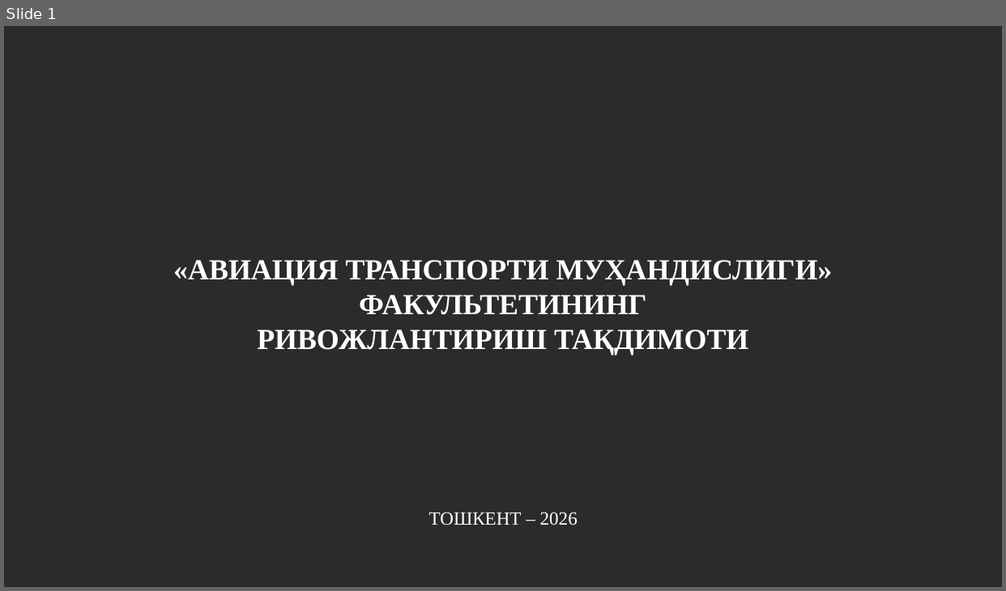
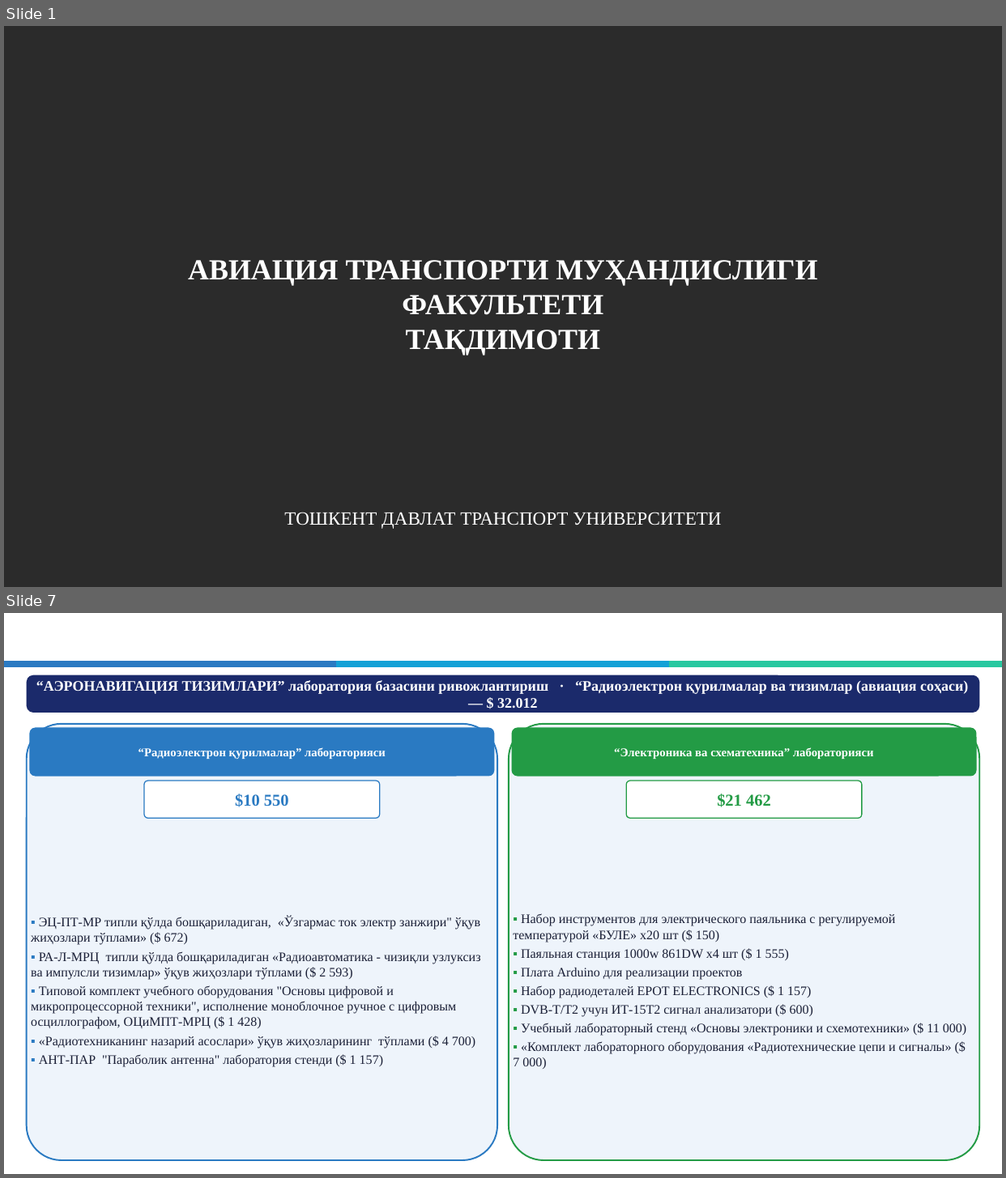
Before and after one commit to Dauitbay/Dauitbay, a slide deck: AVIACIYA_fakulteti_taqdimoti.pptx. Shown one above the other, each under a label of ours: slide 1 before the commit, slides 1 and 7 after it; the slides between them are not shown. The pictures are 1006x591 and 1006x1178 pixels, drawn with LibreOffice and Linux fonts; fonts in the diff are those of the drawing; background and template pictures are left out; a plain dark background stands for a picture behind light text. Boxes give left, top, right and bottom in pixels: in the first picture for what was removed or moved away, otherwise in the second. Text is boxed around its words. In the diff, an @@ line names an element or a change of style, - is before the commit and + after.

```diff
--- a/AVIACIYA_fakulteti_taqdimoti.pptx
+++ b/AVIACIYA_fakulteti_taqdimoti.pptx
@@ slide 7 added at bbox=[4, 613, 1002, 1174], background #FFFFFF @@
@@ title added at bbox=[27, 615, 745, 658], 14.5 pt, text #FFFFFF, bold @@
+ФАКУЛЬТЕТНИНГ ЛАБОРАТОРИЯ БАЗАСИГА ХАРИД ҚИЛИНАДИГАН ЖИҲОЗЛАР
@@ rectangle added at bbox=[4, 661, 337, 667], fill #2A7AC2, outline #2A7AC2 1 pt @@
@@ rectangle added at bbox=[336, 661, 670, 667], fill #14A1D6, outline #14A1D6 1 pt @@
@@ rectangle added at bbox=[670, 661, 1002, 667], fill #28C8A0, outline #28C8A0 1 pt @@
@@ rounded rectangle added at bbox=[27, 675, 979, 713], fill #1B2A6B, 14 pt, text #FFFFFF, bold @@
+“АЭРОНАВИГАЦИЯ ТИЗИМЛАРИ” лаборатория базасини ривожлантириш · “Радиоэлектрон қурилмалар ва тизимлар (авиация соҳаси) — $ 32.012
@@ rounded rectangle added at bbox=[27, 724, 497, 1161], fill #EEF4FB, outline #2A7AC2 1.5 pt @@
@@ rounded rectangle added at bbox=[29, 727, 494, 776], fill #2A7AC2, 11.5 pt, text #FFFFFF, bold @@
+“Радиоэлектрон қурилмалар” лабораторияси
@@ rounded rectangle added at bbox=[509, 724, 979, 1161], fill #EEF4FB, outline #239B45 1.5 pt @@
@@ rounded rectangle added at bbox=[512, 727, 977, 776], fill #239B45, 11.5 pt, text #FFFFFF, bold @@
+“Электроника ва схематехника” лабораторияси
@@ rounded rectangle added at bbox=[144, 781, 380, 818], fill #FFFFFF, outline #2A7AC2 1 pt, 16 pt, text #2A7AC2, bold @@
+$10 550
@@ rounded rectangle added at bbox=[626, 781, 862, 818], fill #FFFFFF, outline #239B45 1 pt, 16 pt, text #239B45, bold @@
+$21 462
@@ text added at bbox=[31, 916, 481, 1067], 12.5 pt, text #1A1F36 @@
+▪ ЭЦ-ПТ-МР типли қўлда бошқариладиган, «Ўзгармас ток электр занжири" ўқув жиҳозлари тўплами» ($ 672)
+▪ РА-Л-МРЦ типли қўлда бошқариладиган «Радиоавтоматика - чизиқли узлуксиз ва импулсли тизимлар» ўқув жиҳозлари тўплами ($ 2 593)
+▪ Типовой комплект учебного оборудования "Основы цифровой и микропроцессорной техники", исполнение моноблочное ручное с цифровым осциллографом, ОЦиМПТ-МРЦ ($ 1 428)
+▪ «Радиотехниканинг назарий асослари» ўқув жиҳозларининг тўплами ($ 4 700)
+▪ АНТ-ПАР "Параболик антенна" лаборатория стенди ($ 1 157)
@@ text added at bbox=[513, 914, 966, 1069], 12.5 pt, text #1A1F36 @@
+▪ Набор инструментов для электрического паяльника с регулируемой температурой «БУЛЕ» х20 шт ($ 150)
+▪ Паяльная станция 1000w 861DW х4 шт ($ 1 555)
+▪ Плата Arduino для реализации проектов
+▪ Набор радиодеталей EPOT ELECTRONICS ($ 1 157)
+▪ DVB-T/T2 учун ИТ-15Т2 сигнал анализатори ($ 600)
+▪ Учебный лабораторный стенд «Основы электроники и схемотехники» ($ 11 000)
+▪ «Комплект лабораторного оборудования «Радиотехнические цепи и сигналы» ($ 7 000)
@@ slide 1 changed as well @@
@@ title at bbox=[188, 260, 817, 355]: text changed @@
-«АВИАЦИЯ ТРАНСПОРТИ МУҲАНДИСЛИГИ» ФАКУЛЬТЕТИНИНГ
-РИВОЖЛАНТИРИШ ТАҚДИМОТИ
+АВИАЦИЯ ТРАНСПОРТИ МУҲАНДИСЛИГИ ФАКУЛЬТЕТИ
+ТАҚДИМОТИ
@@ text at bbox=[284, 512, 721, 529]: text changed @@
-ТОШКЕНТ – 2026
+ТОШКЕНТ ДАВЛАТ ТРАНСПОРТ УНИВЕРСИТЕТИ
```
Also in this commit, not shown: 6 other slides changed, 8 other slides added, 7 slides removed, 1 other file.
